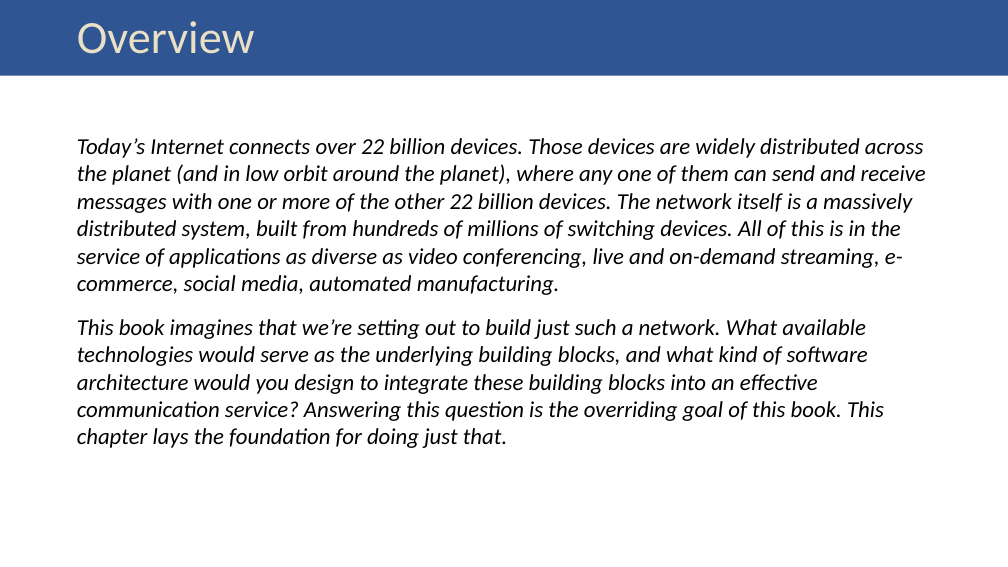
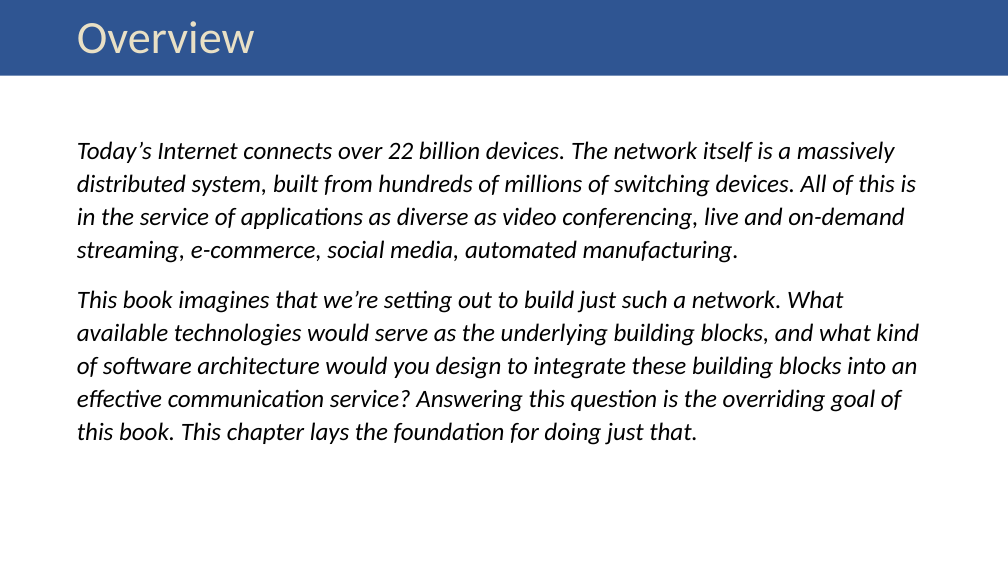
Before and after one commit to SystemsApproach/7E, a slide deck: slide 2 of resources/slides/01_introduction.pptx. Drawn at 1008x567 pixels with LibreOffice and Linux fonts; fonts in the diff are those of the drawing. Boxes give left, top, right and bottom in pixels: in the first picture for what was removed or moved away, otherwise in the second. Text is boxed around its words. In the diff, an @@ line names an element or a change of style, - is before the commit and + after.

```diff
--- a/resources/slides/01_introduction.pptx
+++ b/resources/slides/01_introduction.pptx
@@ text at bbox=[77, 141, 916, 263]: text changed; size 21.7 to 23.8 pt @@
-Today’s Internet connects over 22 billion devices. Those devices are widely distributed across the planet (and in low orbit around the planet), where any one of them can send and receive messages with one or more of the other 22 billion devices. The network itself is a massively distributed system, built from hundreds of millions of switching devices. All of this is in the service of applications as diverse as video conferencing, live and on-demand streaming, e-commerce, social media, automated manufacturing.
+Today’s Internet connects over 22 billion devices. The network itself is a massively distributed system, built from hundreds of millions of switching devices. All of this is in the service of applications as diverse as video conferencing, live and on-demand streaming, e-commerce, social media, automated manufacturing.
@@ text at bbox=[77, 290, 919, 445]: size 21.7 to 23.8 pt in "This book imagines that we’re setting out ..."; line spacing 1 to 1.1 @@
```
Also in this commit, not shown: 2 other slides changed, 5 other files.
